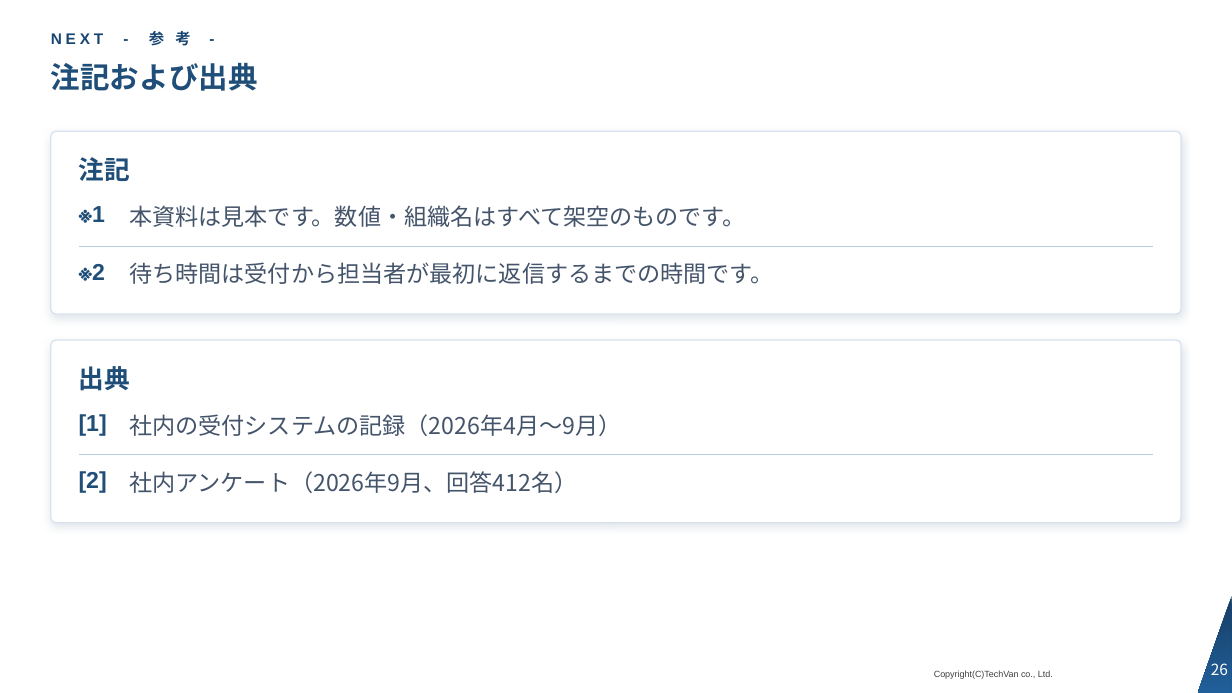
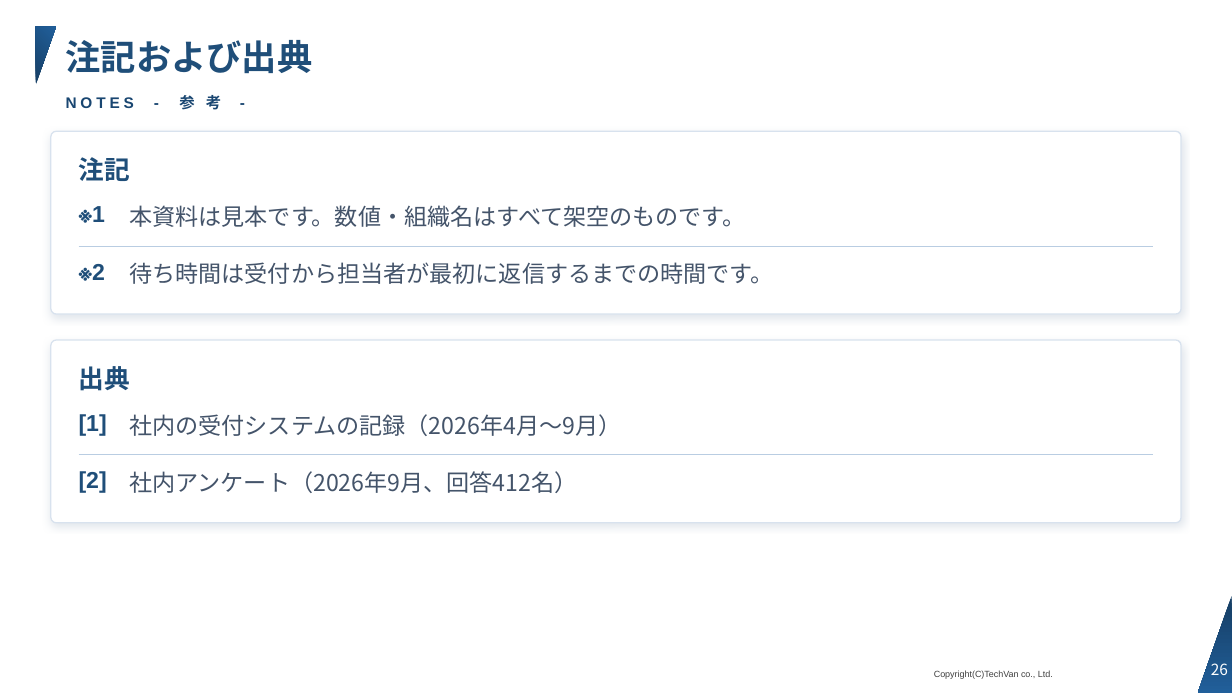
Before and after one commit to Kishi-Satoshi/slide-techvan-dist, a slide deck: slide 26 of plugins/slide-techvan/skills/slide-techvan/examples/catalog-techvan.pptx. Drawn at 1232x693 pixels with LibreOffice and Linux fonts; fonts in the diff are those of the drawing; background and template pictures are left out. Boxes give left, top, right and bottom in pixels: in the first picture for what was removed or moved away, otherwise in the second. Text is boxed around its words. In the diff, an @@ line names an element or a change of style, - is before the commit and + after.

```diff
--- a/plugins/slide-techvan/skills/slide-techvan/examples/catalog-techvan.pptx
+++ b/plugins/slide-techvan/skills/slide-techvan/examples/catalog-techvan.pptx
@@ right triangle added at <box>36,27,56,85</box>, fill gradient #163E64 to #215F9A @@
@@ title "注記および出典": place and size @@
-title "注記および出典" at <box>51,63,258,91</box>
+title "注記および出典" at <box>66,40,313,74</box>
@@ title "注記および出典" at <box>66,40,313,74</box>: size 23 to 27.5 pt @@
@@ text at <box>66,95,221,110</box>: text changed @@
-NEXT - 参 考 -
+NOTES - 参 考 -
```
Also in this commit, not shown: 21 other slides changed, 24 other files.
